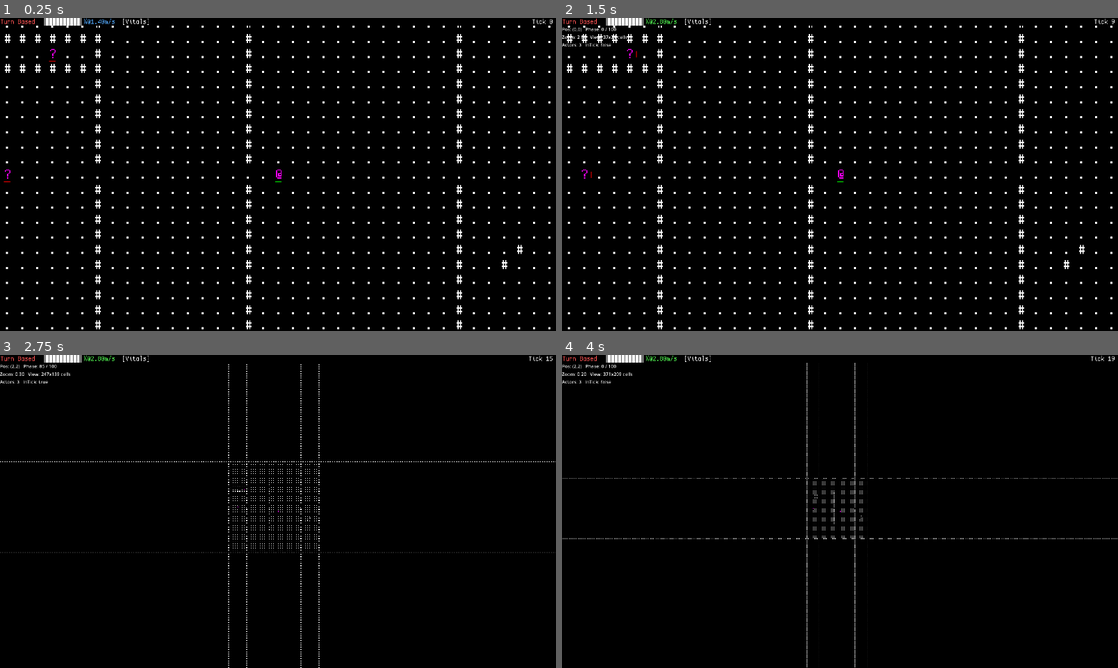
Above: before the commit, frames 1-4 (two rows, left to right).
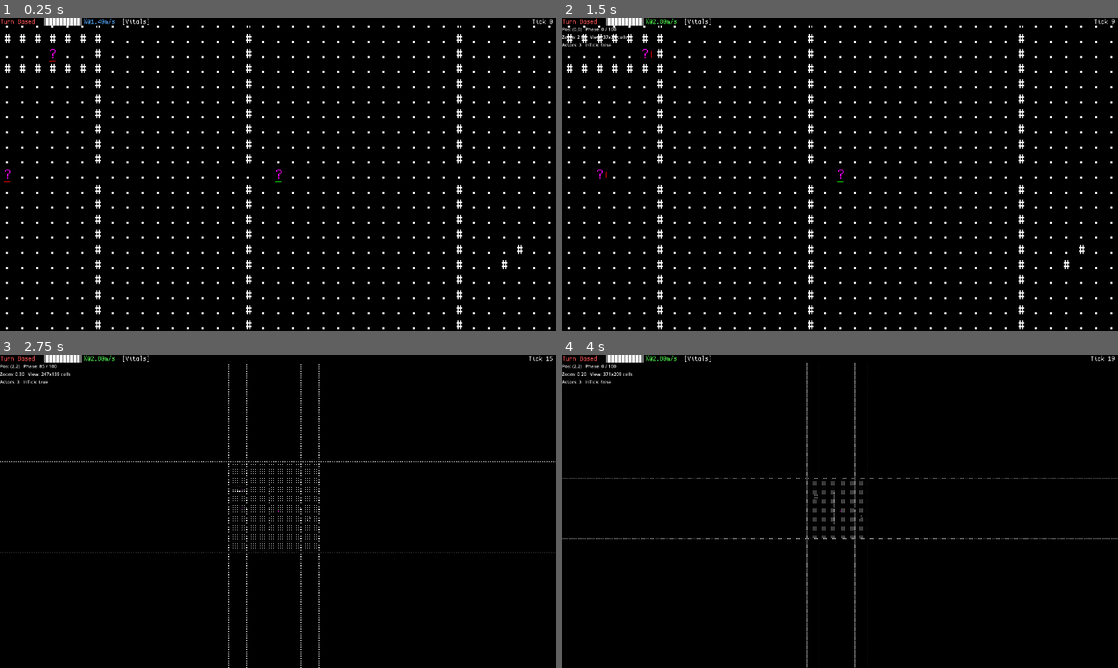
Above: after the commit, the same moments.

Repository: dumbmud/MUD
Game: Godot game, scene res://scenes/Game.tscn
The game is run twice, just before and just after one commit, with the same random seed, the same clock (stepped at 60 frames per second) and the same inputs.
Inputs (mouse positions are in pixels of both pictures, inside the frame that each line leads up to):
- Up to frame 1 (0.25 s): no input
- Up to frame 2 (1.5 s): tap Enter at 0.5 s; move the mouse to (962, 158) at 0.52 s; hold Keypad 3 (move_downright) 0.53-1.25 s; hold S (gait_cycle) 0.53-1.25 s; click (962, 158) at 0.67 s; drag from (728, 190) to (812, 237) at 1.27 s
- Up to frame 3 (2.75 s): tap Middle mouse button (zoom_reset) at 2 s; move the mouse to (333, 442) at 2.02 s; hold Keypad 3 (move_downright) from 2.03 s (still down); hold Keypad 5 (wait_5) from 2.03 s (still down)
- Up to frame 4 (4 s): release Keypad 3 (move_downright) at 2.75 s; release Keypad 5 (wait_5) at 2.75 s; drag from (812, 574) to (673, 464) at 2.77 s; tap Middle mouse button (zoom_reset) at 3.5 s; move the mouse to (1006, 558) at 3.52 s; hold Keypad 1 (move_downleft) from 3.53 s (still down); hold Mouse wheel down (zoom_out) from 3.53 s (still down)

The runs differ from the first frame. In frame 1, less than 0.1% of the frame differs, in the area x 49-51%, y 49-52%; in frame 2, less than 0.1%, in the area x 3-51%, y 9-52%; in frame 3, less than 0.1%; in frame 4, less than 0.1%.

Commit message:
more tweaking

Diff:
--- a/bodies/plans/Human.graph.tres
+++ b/bodies/plans/Human.graph.tres
@@ -146,7 +146,7 @@
 script = ExtResource("4_rjiir")
 kind = &"effector"
 params = {
-"mode": &"ground",
+"medium": &"ground",
 "score": 0.0,
 "type": &"locomotor"
 }
@@ -175,8 +175,8 @@
 [sub_resource type="Resource" id="Resource_0c743"]
 script = ExtResource("3_4oj8q")
 id = &"torso"
-sockets = [SubResource("Resource_k7ruj"), SubResource("Resource_8cder"), SubResource("Resource_wir0l"), SubResource("Resource_7cq8i")]
-ports = [SubResource("Resource_aw33y")]
+sockets = Array[ExtResource("4_rjiir")]([SubResource("Resource_k7ruj"), SubResource("Resource_8cder"), SubResource("Resource_wir0l"), SubResource("Resource_7cq8i")])
+ports = Array[ExtResource("2_3teaa")]([SubResource("Resource_aw33y")])
 
 [sub_resource type="Resource" id="Resource_ulm2d"]
 script = ExtResource("4_rjiir")
@@ -221,7 +221,7 @@
 [sub_resource type="Resource" id="Resource_sqqy0"]
 script = ExtResource("3_4oj8q")
 id = &"head"
-sockets = [SubResource("Resource_ulm2d"), SubResource("Resource_trwnn"), SubResource("Resource_c0hux"), SubResource("Resource_3g4v4")]
+sockets = Array[ExtResource("4_rjiir")]([SubResource("Resource_ulm2d"), SubResource("Resource_trwnn"), SubResource("Resource_c0hux"), SubResource("Resource_3g4v4")])
 
 [sub_resource type="Resource" id="Resource_k28pg"]
 script = ExtResource("2_3teaa")
@@ -236,7 +236,7 @@
 "gas": false,
 "signal": true
 }
-ports = [SubResource("Resource_k28pg")]
+ports = Array[ExtResource("2_3teaa")]([SubResource("Resource_k28pg")])
 
 [sub_resource type="Resource" id="Resource_qoud6"]
 script = ExtResource("2_3teaa")
@@ -251,7 +251,7 @@
 "gas": false,
 "signal": true
 }
-ports = [SubResource("Resource_qoud6")]
+ports = Array[ExtResource("2_3teaa")]([SubResource("Resource_qoud6")])
 
 [sub_resource type="Resource" id="Resource_n1ja0"]
 script = ExtResource("4_rjiir")
@@ -268,7 +268,7 @@
 "gas": false,
 "signal": true
 }
-sockets = [SubResource("Resource_n1ja0")]
+sockets = Array[ExtResource("4_rjiir")]([SubResource("Resource_n1ja0")])
 
 [sub_resource type="Resource" id="Resource_fhb1o"]
 script = ExtResource("2_3teaa")
@@ -283,7 +283,7 @@
 "gas": false,
 "signal": true
 }
-ports = [SubResource("Resource_fhb1o")]
+ports = Array[ExtResource("2_3teaa")]([SubResource("Resource_fhb1o")])
 
 [sub_resource type="Resource" id="Resource_ys0yt"]
 script = ExtResource("2_3teaa")
@@ -298,7 +298,7 @@
 "gas": false,
 "signal": true
 }
-ports = [SubResource("Resource_ys0yt")]
+ports = Array[ExtResource("2_3teaa")]([SubResource("Resource_ys0yt")])
 
 [sub_resource type="Resource" id="Resource_nkfio"]
 script = ExtResource("4_rjiir")
@@ -315,7 +315,7 @@
 "gas": false,
 "signal": true
 }
-sockets = [SubResource("Resource_nkfio")]
+sockets = Array[ExtResource("4_rjiir")]([SubResource("Resource_nkfio")])
 
 [sub_resource type="Resource" id="Resource_lxa6d"]
 script = ExtResource("2_3teaa")
@@ -330,7 +330,7 @@
 "gas": false,
 "signal": true
 }
-ports = [SubResource("Resource_lxa6d")]
+ports = Array[ExtResource("2_3teaa")]([SubResource("Resource_lxa6d")])
 
 [sub_resource type="Resource" id="Resource_1c4ug"]
 script = ExtResource("2_3teaa")
@@ -345,13 +345,13 @@
 "gas": false,
 "signal": true
 }
-ports = [SubResource("Resource_1c4ug")]
+ports = Array[ExtResource("2_3teaa")]([SubResource("Resource_1c4ug")])
 
 [sub_resource type="Resource" id="Resource_45vy4"]
 script = ExtResource("4_rjiir")
 kind = &"effector"
 params = {
-"mode": &"biped",
+"medium": &"ground",
 "score": 1.0,
 "type": &"locomotor"
 }
@@ -364,7 +364,7 @@
 "gas": false,
 "signal": true
 }
-sockets = [SubResource("Resource_45vy4")]
+sockets = Array[ExtResource("4_rjiir")]([SubResource("Resource_45vy4")])
 
 [sub_resource type="Resource" id="Resource_hffsh"]
 script = ExtResource("2_3teaa")
@@ -379,7 +379,7 @@
 "gas": false,
 "signal": true
 }
-ports = [SubResource("Resource_hffsh")]
+ports = Array[ExtResource("2_3teaa")]([SubResource("Resource_hffsh")])
 
 [sub_resource type="Resource" id="Resource_2uflw"]
 script = ExtResource("2_3teaa")
@@ -394,13 +394,13 @@
 "gas": false,
 "signal": true
 }
-ports = [SubResource("Resource_2uflw")]
+ports = Array[ExtResource("2_3teaa")]([SubResource("Resource_2uflw")])
 
 [sub_resource type="Resource" id="Resource_ululu"]
 script = ExtResource("4_rjiir")
 kind = &"effector"
 params = {
-"mode": &"biped",
+"medium": &"ground",
 "score": 1.0,
 "type": &"locomotor"
 }
@@ -413,9 +413,9 @@
 "gas": false,
 "signal": true
 }
-sockets = [SubResource("Resource_ululu")]
+sockets = Array[ExtResource("4_rjiir")]([SubResource("Resource_ululu")])
 
 [resource]
 script = ExtResource("5_tpgj4")
-nodes = [SubResource("Resource_0c743"), SubResource("Resource_sqqy0"), SubResource("Resource_stf7x"), SubResource("Resource_rtefe"), SubResource("Resource_n84av"), SubResource("Resource_6swqa"), SubResource("Resource_b5lwc"), SubResource("Resource_gyncr"), SubResource("Resource_y8f2j"), SubResource("Resource_0up7f"), SubResource("Resource_fxp47"), SubResource("Resource_nufvd"), SubResource("Resource_skorn"), SubResource("Resource_twq5f")]
-links = [SubResource("Resource_2dvon"), SubResource("Resource_3teaa"), SubResource("Resource_4oj8q"), SubResource("Resource_rjiir"), SubResource("Resource_tpgj4"), SubResource("Resource_h35ay"), SubResource("Resource_h0f3f"), SubResource("Resource_g6j5e"), SubResource("Resource_ny0ac"), SubResource("Resource_36hum"), SubResource("Resource_hum5g"), SubResource("Resource_gfk1y"), SubResource("Resource_okvgj")]
+nodes = Array[ExtResource("3_4oj8q")]([SubResource("Resource_0c743"), SubResource("Resource_sqqy0"), SubResource("Resource_stf7x"), SubResource("Resource_rtefe"), SubResource("Resource_n84av"), SubResource("Resource_6swqa"), SubResource("Resource_b5lwc"), SubResource("Resource_gyncr"), SubResource("Resource_y8f2j"), SubResource("Resource_0up7f"), SubResource("Resource_fxp47"), SubResource("Resource_nufvd"), SubResource("Resource_skorn"), SubResource("Resource_twq5f")])
+links = Array[ExtResource("1_2dvon")]([SubResource("Resource_2dvon"), SubResource("Resource_3teaa"), SubResource("Resource_4oj8q"), SubResource("Resource_rjiir"), SubResource("Resource_tpgj4"), SubResource("Resource_h35ay"), SubResource("Resource_h0f3f"), SubResource("Resource_g6j5e"), SubResource("Resource_ny0ac"), SubResource("Resource_36hum"), SubResource("Resource_hum5g"), SubResource("Resource_gfk1y"), SubResource("Resource_okvgj")])
--- a/bodies/species/human.tres
+++ b/bodies/species/human.tres
@@ -7,6 +7,7 @@
 script = ExtResource("2_ovwmi")
 id = &"human"
 display_name = "Human"
+glyph = "?"
 fg = Color(1, 0, 1, 1)
 graph = ExtResource("1_llrv4")
 tags = Array[StringName]([&"debug"])
--- a/core/support/physio.gd
+++ b/core/support/physio.gd
@@ -37,13 +37,6 @@
 static func effective_mode(actor: Actor, mode_hint: int) -> int:
 	return (mode_hint if mode_hint >= 0 else clampi(actor.gait, 0, 3))  # reusing actor.gait as "effort mode"
 
-static func step_seconds(actor: Actor, dir: Vector2i, mode_hint: int = -1) -> float:
-	var meters := step_distance_m(dir)
-	var m := effective_mode(actor, mode_hint)
-	var base := Tuning.HUMAN_WALK_MPS * float(Tuning.MODE_SPEED_MULT.get(m, 1.0))
-	var speed : float = max(0.05, base * locomotor_multiplier(actor))
-	return meters / speed
-
 # Cardio/thermo factors
 static func _cardio_factor(actor: Actor) -> float:
 	var c : float = max(0.01, float(actor.capacities.get("circ",  1.0)))
@@ -56,8 +49,24 @@
 	return Tuning.thermo_regen_factor(th)
 
 static func locomotor_effort_factor(actor: Actor) -> float:
-	var s : float = max(0.1, _mobility_score(actor) / 2.0)
-	return clamp(1.0 / s, 0.5, 4.0)
+	# Base from mobility (same as before)
+	var mob : float = max(0.1, _mobility_score(actor))   # already 0..~2+ with diminishing return in Capacity
+	var base : float = 1.0 / max(0.1, mob / 2.0)               # ≈1.0 at “two good limbs”, >1 when under-limbed
+
+	# Support: sockets.kind=="support" and ports anchor=="bone" via Capacity.load
+	var load_cap : float = max(0.0, float(actor.capacities.get("load", 0.0)))
+	var support_gain := 1.0 / (1.0 + Tuning.SUPPORT_EFFORT_GAIN * load_cap)
+
+	# Reserve mass (fraction of body mass)
+	var mm : float = max(1.0, actor.mass_kg)
+	var rm_frac : float = clamp(actor.reserve_mass / mm, 0.0, 0.6)
+	var reserve_pen := 1.0 + Tuning.RESERVE_MASS_EFFORT_PEN * rm_frac
+
+	# Mass penalty (small)
+	var mass_pen := pow(max(1.0, actor.mass_kg) / Tuning.REF_MASS_KG, Tuning.MASS_COST_EXP)
+
+	# Result: higher → costlier per second; lower → cheaper
+	return clamp(base * support_gain * reserve_pen * mass_pen, 0.3, 6.0)
 
 # --- Regen (constant, independent of mode) -----------------------------------
 static func stamina_regen_per_sec(actor: Actor) -> float:
@@ -101,3 +110,22 @@
 	var need := generic_cost(actor, seconds, intensity)
 	var have := float(actor.stamina.get("value", 0.0))
 	return have >= need
+
+# Add helper
+static func speed_mps(actor: Actor, mode_hint: int = -1, medium: StringName = &"ground") -> float:
+	var mode := effective_mode(actor, mode_hint)
+	var base_walk := Tuning.HUMAN_WALK_MPS
+	var mode_mult := float(Tuning.MODE_SPEED_MULT.get(mode, 1.0))
+	var medium_base := float(Tuning.MEDIUM_SPEED_BASE.get(medium, 1.0))
+	var loco := locomotor_multiplier(actor)               # existing
+	var size_mult := pow(max(0.1, actor.mass_kg) / Tuning.REF_MASS_KG, Tuning.MASS_SPEED_EXP)  # existing pattern
+	return max(0.01, base_walk * mode_mult * medium_base * loco * size_mult)
+
+# Replace step_seconds body to use speed_mps; keep signature but add optional medium arg
+static func step_seconds(actor: Actor, dir: Vector2i, mode_hint: int = -1, medium: StringName = &"ground") -> float:
+	var d := dir
+	if d.x != 0: d.x = sign(d.x)
+	if d.y != 0: d.y = sign(d.y)
+	var meters := 1.41421356237 if (abs(d.x) + abs(d.y) == 2) else 1.0
+	var v := speed_mps(actor, mode_hint, medium)
+	return meters / v
--- a/core/support/tuning.gd
+++ b/core/support/tuning.gd
@@ -11,6 +11,10 @@
 const MODE_GREEN := 1
 const MODE_ORANGE := 2
 const MODE_RED := 3
+
+const SUPPORT_EFFORT_GAIN := 0.10        # effort ↓ with more supports/ports
+const RESERVE_MASS_EFFORT_PEN := 0.80    # effort ↑ with insulating reserves (per frac of body mass)
+const MASS_COST_EXP := 0.12              # heavy bodies pay slightly more per second
 
 # Speed multipliers per mode (apply mobility & mass after)
 const MODE_SPEED_MULT := {MODE_BLUE:1.0, MODE_GREEN:2.0, MODE_ORANGE:5.0, MODE_RED:6.0}
@@ -27,6 +31,13 @@
 	MODE_RED:   17.467    # 17.467 - 0.8 = 16.667 → 100/16.667 ≈ 6 s
 }
 
+const MEDIUM_SPEED_BASE := {
+	&"ground":   1.0,   # human baseline
+	&"water":    1.0,   # ok default; fish get speed from effectors for now
+	&"air":     10.0,   # lifts flight speeds without per-species knobs
+	&"substrate":0.3    # moving through solid media is slow
+}
+
 # Optional start burst floors
 const MODE_MIN_BURST := {MODE_BLUE:0.0, MODE_GREEN:0.0, MODE_ORANGE:2.0, MODE_RED:5.0}
 
--- a/core/verbs/move_verb.gd
+++ b/core/verbs/move_verb.gd
@@ -47,12 +47,11 @@
 	a.grid_pos = t
 
 
-	var mode := int(args.get("gait", -1))
-	var seconds := Physio.step_seconds(a, d, mode)
-	var cost := Physio.move_cost(a, seconds, mode)
-	var st: Dictionary = a.stamina
-	st["value"] = clampf(float(st.get("value", 0.0)) - cost, 0.0, float(st.get("max", 100.0)))
-	a.stamina = st
+	var g_hint := int(args.get("gait", -1))
+	var med  : StringName = args.get("medium", &"ground")
+	var seconds := Physio.step_seconds(a, d, g_hint, med)
+	var cost := Physio.move_cost(a, seconds, g_hint)   # unchanged API
+	a.stamina["value"] = clampf(a.stamina["value"] - cost, 0.0, a.stamina["max"])
 
 
 	return true
--- a/scenes/game_boot.gd
+++ b/scenes/game_boot.gd
@@ -24,8 +24,8 @@
 	InputManager.set_player_controller(pc)  # also registers controller with GameLoop
 
 	# Debug NPCs
-	_spawn_npc(sim, 1, &"goblin", Vector2i(-15, -8), Vector2i(1, 0))
-	_spawn_npc(sim, 2, &"goblin", Vector2i(-18, 0),  Vector2i(1, 0))
+	_spawn_npc(sim, 1, &"human", Vector2i(-15, -8), Vector2i(1, 0))
+	_spawn_npc(sim, 2, &"human", Vector2i(-18, 0),  Vector2i(1, 0))
 
 func _spawn_npc(sim: SimManager, id: int, species: StringName, pos: Vector2i, dir: Vector2i) -> void:
 	var a := ActorFactory.spawn(id, pos, species, false)
--- a/tools/gen_human.gd
+++ b/tools/gen_human.gd
@@ -42,7 +42,7 @@
 
 	# nodes
 	var torso := _N(&"torso", {"signal":true,"fluid":true,"gas":true}, [
-		_sock_eff_loco(&"ground", 0.0),   # locomotion lives on feet, leave 0 here
+		_sock_eff_loco(&"ground", 0.0),   # locomotion lives on feet; torso contributes 0
 		_sock_support(1.0),
 		_sock_pump(),          # heart placeholder
 		_sock_resp_surface()   # lungs placeholder
@@ -74,18 +74,20 @@
 	var ull := _N(&"upper_leg.L", {"signal":true,"fluid":true,"gas":false}, [], [_port(&"limb",&"bone",1)])
 	var lll := _N(&"lower_leg.L", {"signal":true,"fluid":true,"gas":false}, [], [_port(&"limb",&"bone",1)])
 	var fotl:= _N(&"foot.L",      {"signal":true,"fluid":true,"gas":false}, [
-		_sock_eff_loco(&"biped", 1.0)
+		_sock_eff_loco(&"ground", 1.0)
 	], [])
 
 	var ulr := _N(&"upper_leg.R", {"signal":true,"fluid":true,"gas":false}, [], [_port(&"limb",&"bone",1)])
 	var llr := _N(&"lower_leg.R", {"signal":true,"fluid":true,"gas":false}, [], [_port(&"limb",&"bone",1)])
 	var fotr:= _N(&"foot.R",      {"signal":true,"fluid":true,"gas":false}, [
-		_sock_eff_loco(&"biped", 1.0)
-	], [])
-
-	g.nodes.clear()
+		_sock_eff_loco(&"ground", 1.0)
+	], [])
+
+	# assign nodes as a TypedArray[BodyNode]
+	var node_list: Array[BodyNode] = []
 	for n in [torso, head, ual, lal, hanl, uar, lar, hanr, ull, lll, fotl, ulr, llr, fotr]:
-		g.nodes.append(n)
+		node_list.append(n)
+	g.nodes = node_list
 
 	# links (signal=3 across all; fluid=3 across limbs; gas=2 only torso↔head)
 	var L = func(a: StringName, b: StringName, sf:int, ff:int, gf:int) -> BodyLink:
@@ -94,7 +96,7 @@
 		e.flow = {"signal":sf, "fluid":ff, "gas":gf}
 		return e
 
-	g.links.clear()
+	var link_list: Array[BodyLink] = []
 	for e in [
 		L.call(&"torso", &"head", 3, 3, 2),
 		L.call(&"torso", &"upper_arm.L", 3, 3, 0),
@@ -110,7 +112,8 @@
 		L.call(&"upper_leg.R", &"lower_leg.R", 3, 3, 0),
 		L.call(&"lower_leg.R", &"foot.R", 3, 3, 0)
 	]:
-		g.links.append(e)
+		link_list.append(e)
+	g.links = link_list
 
 	return g
 
@@ -144,9 +147,23 @@
 	}
 	n.tissue = {"skin_hp": SKIN_HP, "soft_hp": SOFT_HP, "structure_hp": STRUCT_HP}
 	n.integument = RESIST.duplicate()
-	n.sockets = sockets.duplicate()
-	n.ports = ports.duplicate()
-	n.tags = tags.duplicate()
+
+	# force-typed arrays
+	var s_out: Array[BodySocket] = []
+	for s in sockets:
+		if s is BodySocket: s_out.append(s)
+	n.sockets = s_out
+
+	var p_out: Array[BodyPort] = []
+	for p in ports:
+		if p is BodyPort: p_out.append(p)
+	n.ports = p_out
+
+	var t_out: Array[StringName] = []
+	for t in tags:
+		t_out.append(StringName(t))
+	n.tags = t_out
+
 	return n
 
 func _sock_controller() -> BodySocket:
@@ -155,10 +172,11 @@
 	s.params = {"id": &"controller0"}
 	return s
 
-func _sock_eff_loco(mode:StringName, score:float) -> BodySocket:
+func _sock_eff_loco(medium:StringName, score:float) -> BodySocket:
 	var s := BodySocket.new()
 	s.kind = &"effector"
-	s.params = {"type": &"locomotor", "mode": mode, "score": score}
+	# medium used by speed path; score contributes to mobility capacity
+	s.params = {"type": &"locomotor", "medium": medium, "score": score}
 	return s
 
 func _sock_eff_manip(score:float) -> BodySocket:
